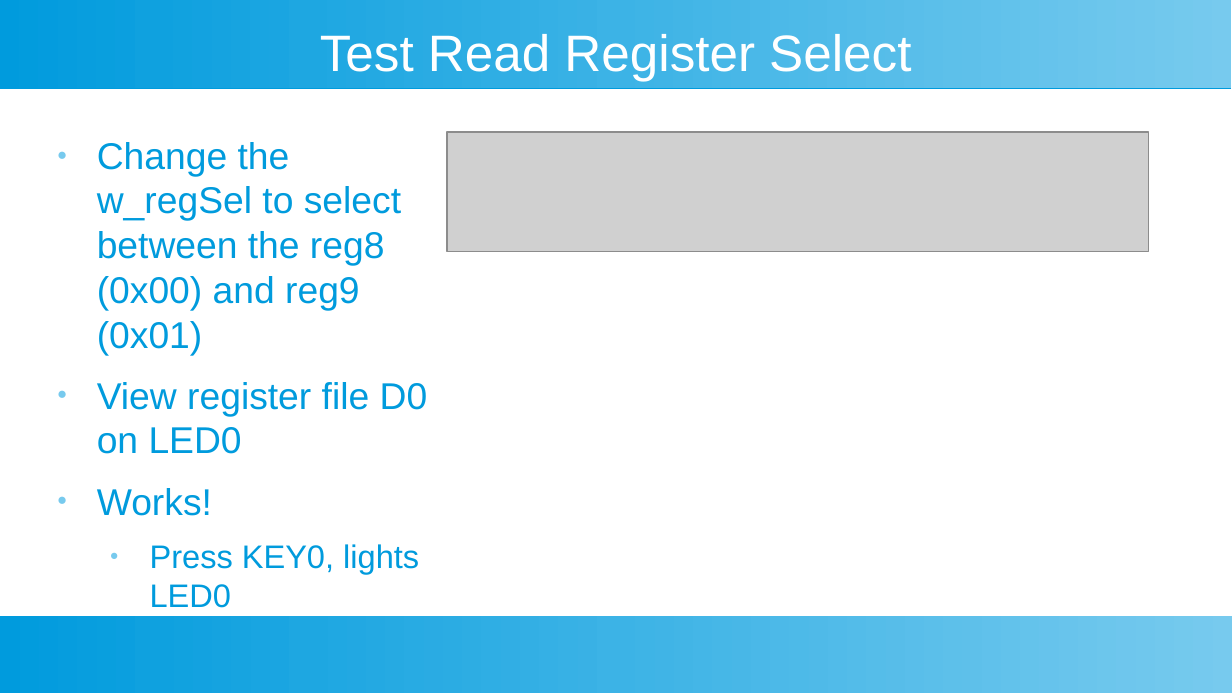
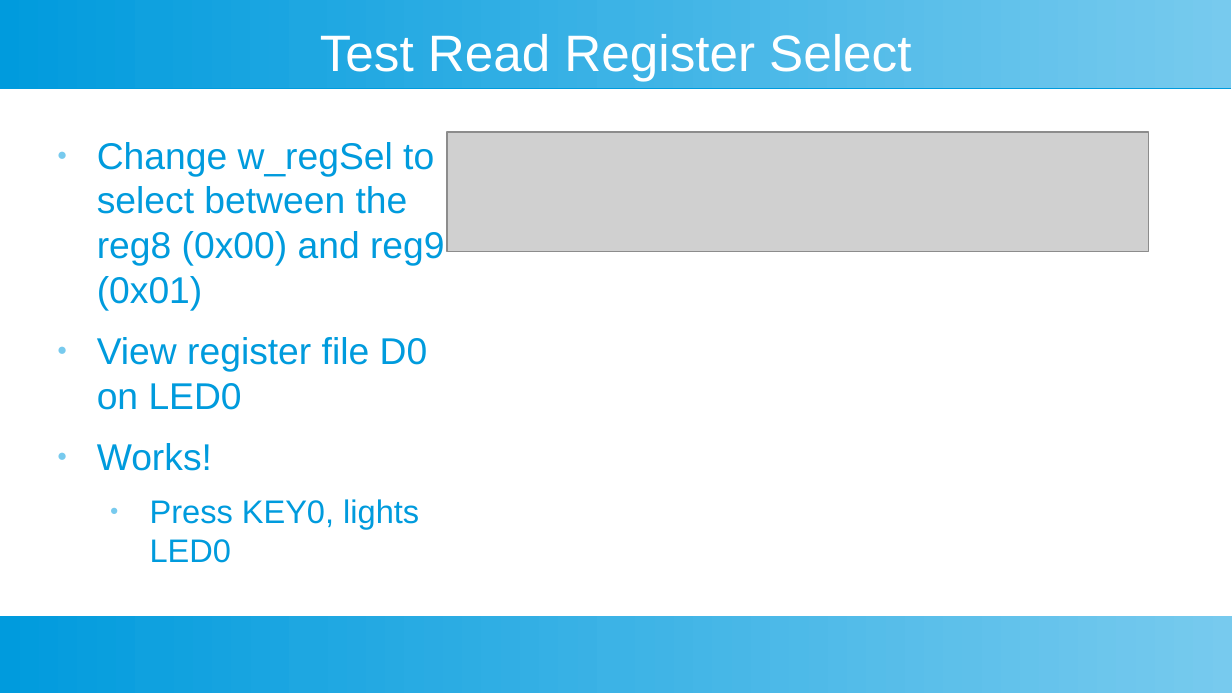
Before and after one commit to douggilliland/Design_A_CPU, a slide deck: slide 14 of Docs/DIY-FPGA-Computer-05_RegisterFile.odp. Drawn at 1232x693 pixels with LibreOffice and Linux fonts; fonts in the diff are those of the drawing; grey boxes stand for pictures. Boxes give left, top, right and bottom in pixels: in the first picture for what was removed or moved away, otherwise in the second. Text is boxed around its words. In the diff, an @@ line names an element or a change of style, - is before the commit and + after.

```diff
--- a/Docs/DIY-FPGA-Computer-05_RegisterFile.odp
+++ b/Docs/DIY-FPGA-Computer-05_RegisterFile.odp
@@ text at (97, 142, 445, 311): text changed @@
-● Change the w_regSel to select between the reg8 (0x00) and reg9 (0x01)
+● Change w_regSel to select between the reg8 (0x00) and reg9 (0x01)
```
Also in this commit, not shown: 2 other slides changed, 2 slides added.
